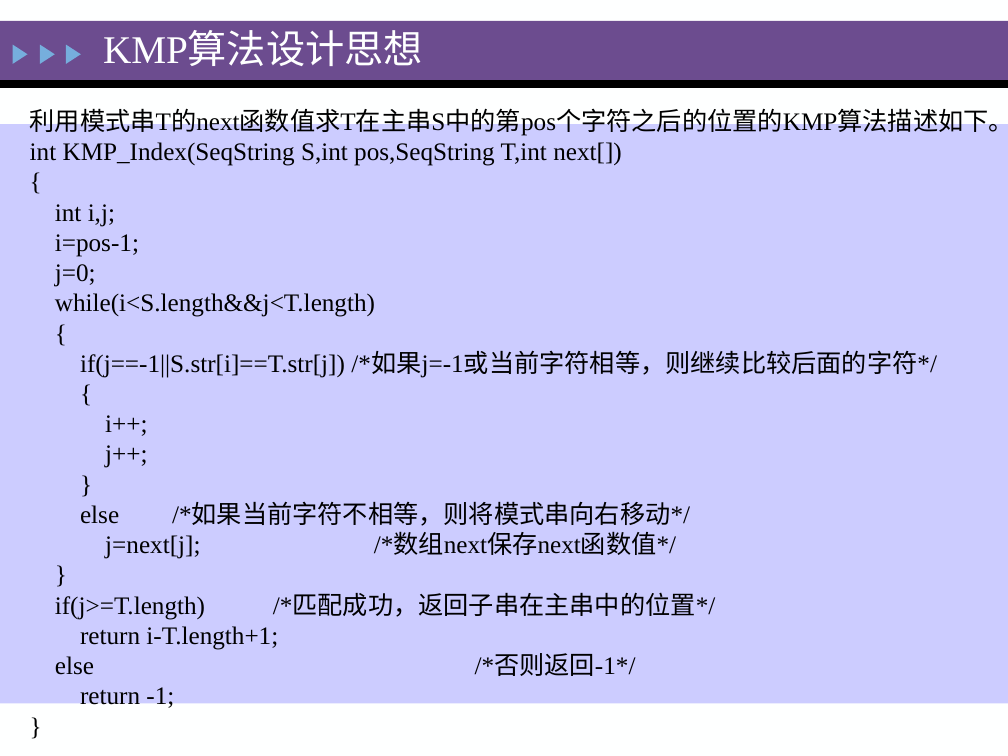
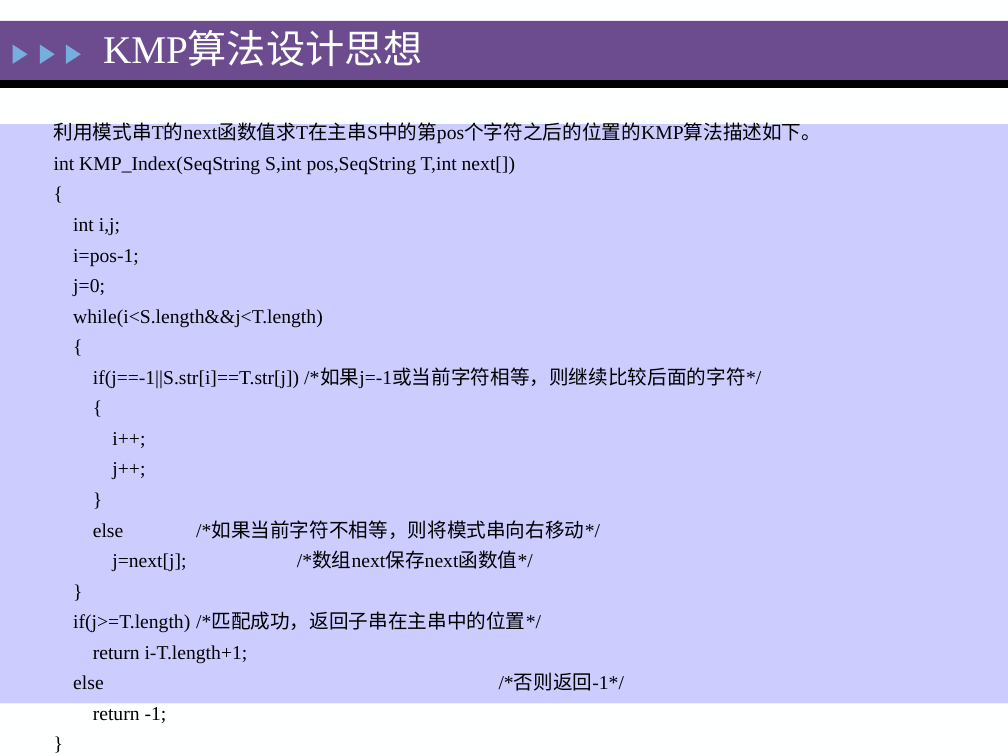
Before and after one commit to zeemeil/zeemeil.github.io, a slide deck: slide 63 of files/2025_1_DS/0319_DS_StringArrayGList.pptx (slide 65 before the commit). Drawn at 1008x756 pixels with LibreOffice and Linux fonts; fonts in the diff are those of the drawing. Boxes give left, top, right and bottom in pixels: in the first picture for what was removed or moved away, otherwise in the second. Text is boxed around its words. In the diff, an @@ line names an element or a change of style, - is before the commit and + after.

```diff
--- a/files/2025_1_DS/0319_DS_StringArrayGList.pptx
+++ b/files/2025_1_DS/0319_DS_StringArrayGList.pptx
@@ text "利用模式串T的next函数值求T在主串S中的第pos个字符之后的位置的KMP算法描述如下。": place and size @@
-text "利用模式串T的next函数值求T在主串S中的第pos个字符之后的位置的KMP算法描述如下。" at (30, 104, 1008, 710)
+text "利用模式串T的next函数值求T在主串S中的第pos个字符之后的位置的KMP算法描述如下。" at (54, 119, 822, 691)
@@ text "利用模式串T的next函数值求T在主串S中的第pos个字符之后的位置的KMP算法描述如下。" at (54, 119, 822, 691): size 18 to 14 pt; line spacing 1 to 1.3 @@
```
Also in this commit, not shown: 7 slides added, 1 other file.
